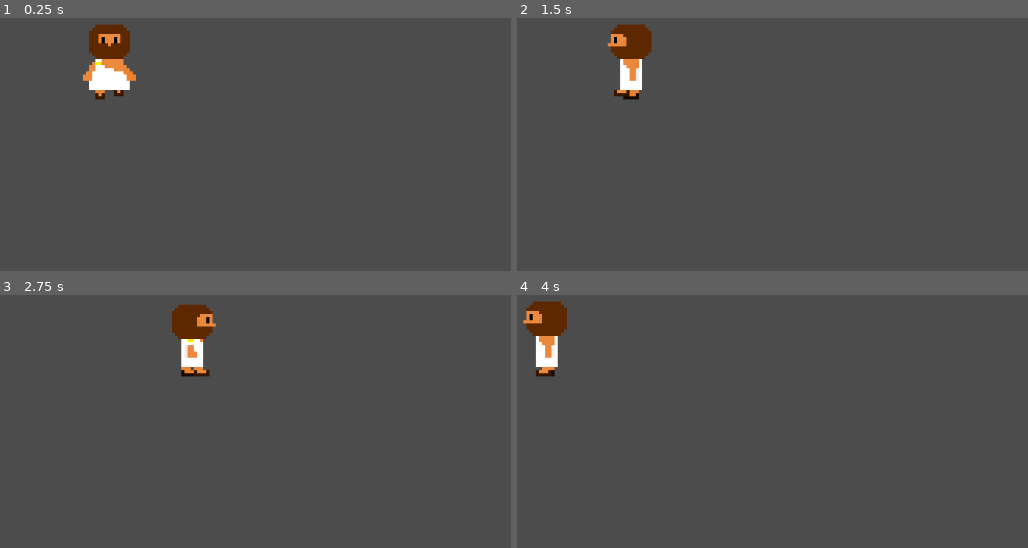
Above: before the commit, frames 1-4 (two rows, left to right).
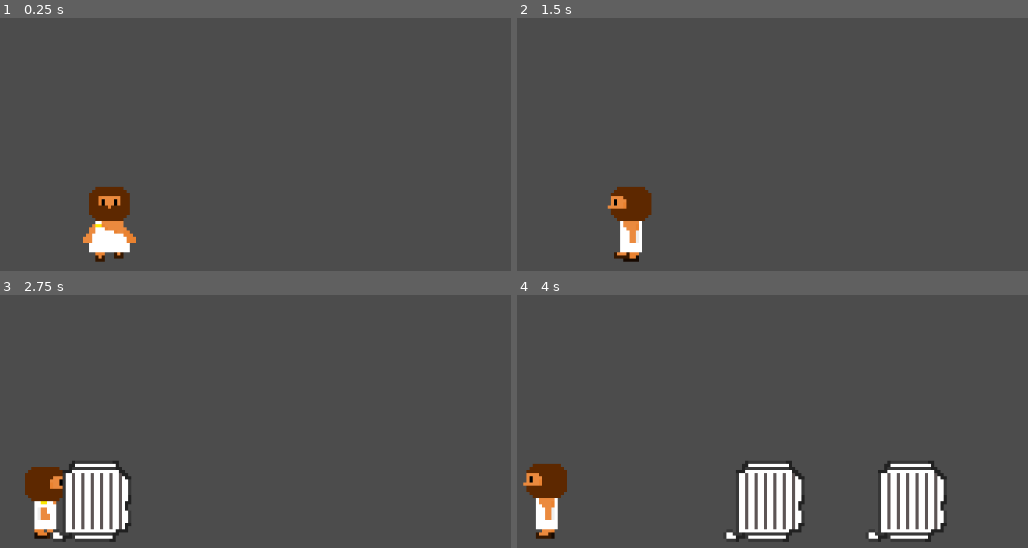
Above: after the commit, the same moments.

Repository: BuendiaGames/RayuelaJam
Game: Godot game, scene res://mini_columnas/columnas.tscn
Two runs of this game, one before a commit and one after it. Both use one fixed random seed, a clock stepped at 60 frames per second and the inputs below.
Inputs:
- Up to frame 1 (0.25 s): no input
- Up to frame 2 (1.5 s): tap Enter at 0.5 s; hold Right (ui_right) 0.53-1.28 s; hold Left (ui_left) from 1.28 s (still down)
- Up to frame 3 (2.75 s): release Left (ui_left) at 2.03 s; hold Right (ui_right) from 2.03 s (still down)
- Up to frame 4 (4 s): release Right (ui_right) at 3.53 s; hold Left (ui_left) from 3.53 s (still down)

The runs differ from the first frame. In frame 1, 4.3% of the frame differs, in the area x 16-27%, y 2-97%; in frame 2, 3.4%; in frame 3, 6.1%; in frame 4, 9.1%, in the area x 1-85%, y 2-98%.

Commit message:
trying to adjust column as instances, almost failed

Diff:
--- a/mini_columnas/colum.tscn
+++ b/mini_columnas/colum.tscn
@@ -7,23 +7,21 @@
 custom_solver_bias = 0.0
 extents = Vector2( 10, 12 )
 
-[node name="Node2D" type="Node2D"]
-
-[node name="KinematicBody2D" type="KinematicBody2D" parent="." index="0"]
+[node name="columna" type="KinematicBody2D" index="0"]
 
 input_pickable = false
 collision_layer = 1
 collision_mask = 1
 collision/safe_margin = 0.08
 
-[node name="Sprite" type="Sprite" parent="KinematicBody2D" index="0"]
+[node name="Sprite" type="Sprite" parent="." index="0"]
 
 texture = ExtResource( 1 )
 hframes = 3
 frame = 2
 _sections_unfolded = [ "Animation" ]
 
-[node name="CollisionShape2D" type="CollisionShape2D" parent="KinematicBody2D" index="1"]
+[node name="CollisionShape2D" type="CollisionShape2D" parent="." index="1"]
 
 shape = SubResource( 1 )
 _sections_unfolded = [ "Transform" ]
--- a/mini_columnas/columnas.gd
+++ b/mini_columnas/columnas.gd
@@ -4,6 +4,10 @@
 var speed = 2.0
 
 var anim
+
+var tiempo = 0
+
+var col_class = preload("res://mini_columnas/colum.tscn")
 
 func moverse():
 	if (Input.is_action_pressed("ui_right")):
@@ -16,13 +20,31 @@
 		vel.x = 0
 		$player/AnimationPlayer.stop(true)
 
+func add_columna(tipo):
+	var columna = col_class.instance()
+	add_child(columna)
+	columna.get_node("Sprite").frame = tipo
+	#(randf() * (y-x)) + x
+	columna.position.x = (randf()*(200))
+
+
 func _ready():
+	randomize()
+	#var columna = col_class.instance()
+	#add_child(columna)
+
 	# Called when the node is added to the scene for the first time.
 	# Initialization here
 	pass
 
 func _process(delta):
 	moverse()
+	tiempo += delta
+	if (tiempo > 2):
+		add_columna(2)
+		tiempo = 0
+
+
 
 	#get_node("player").move_and_collide(vel)
 	$player.move_and_collide(vel)
--- a/mini_columnas/columnas.tscn
+++ b/mini_columnas/columnas.tscn
@@ -27,9 +27,8 @@
 "values": [ 3, 0, 1, 2 ]
 }
 
-[sub_resource type="Animation" id=2]
+[sub_resource type="Animation" id=3]
 
-resource_name = "left"
 length = 0.4
 loop = true
 step = 0.1
@@ -46,9 +45,8 @@
 "values": [ 14, 10, 11, 12, 13 ]
 }
 
-[sub_resource type="Animation" id=3]
+[sub_resource type="Animation" id=4]
 
-resource_name = "right"
 length = 0.4
 loop = true
 step = 0.1
@@ -84,8 +82,9 @@
 "values": [ 6, 7, 8, 5 ]
 }
 
-[node name="Node2D" type="Node2D" index="0"]
+[node name="Node2D" type="Node2D"]
 
+position = Vector2( 11, 0 )
 script = ExtResource( 1 )
 
 [node name="player" type="KinematicBody2D" parent="." index="0"]
@@ -114,14 +113,16 @@
 playback_process_mode = 1
 playback_default_blend_time = 0.0
 playback_speed = 1.0
-anims/down = SubResource( 4 )
-anims/left = SubResource( 2 )
-anims/right = SubResource( 3 )
+anims/down = SubResource( 2 )
+anims/left = SubResource( 3 )
+anims/right = SubResource( 4 )
 anims/up = SubResource( 5 )
 blend_times = [  ]
 
 [node name="Camera2D" type="Camera2D" parent="player" index="3"]
 
+position = Vector2( 0, -50 )
+offset = Vector2( 0, -2 )
 anchor_mode = 1
 rotating = false
 current = true
@@ -144,5 +145,6 @@
 editor_draw_screen = true
 editor_draw_limits = false
 editor_draw_drag_margin = false
+_sections_unfolded = [ "Limit", "Offset", "Smoothing", "Transform" ]
 
 [node name="Sprite" type="Sprite" parent="." index="1"]
Not shown: 1 places in mini_columnas/columnas.tscn that only renumber resources
